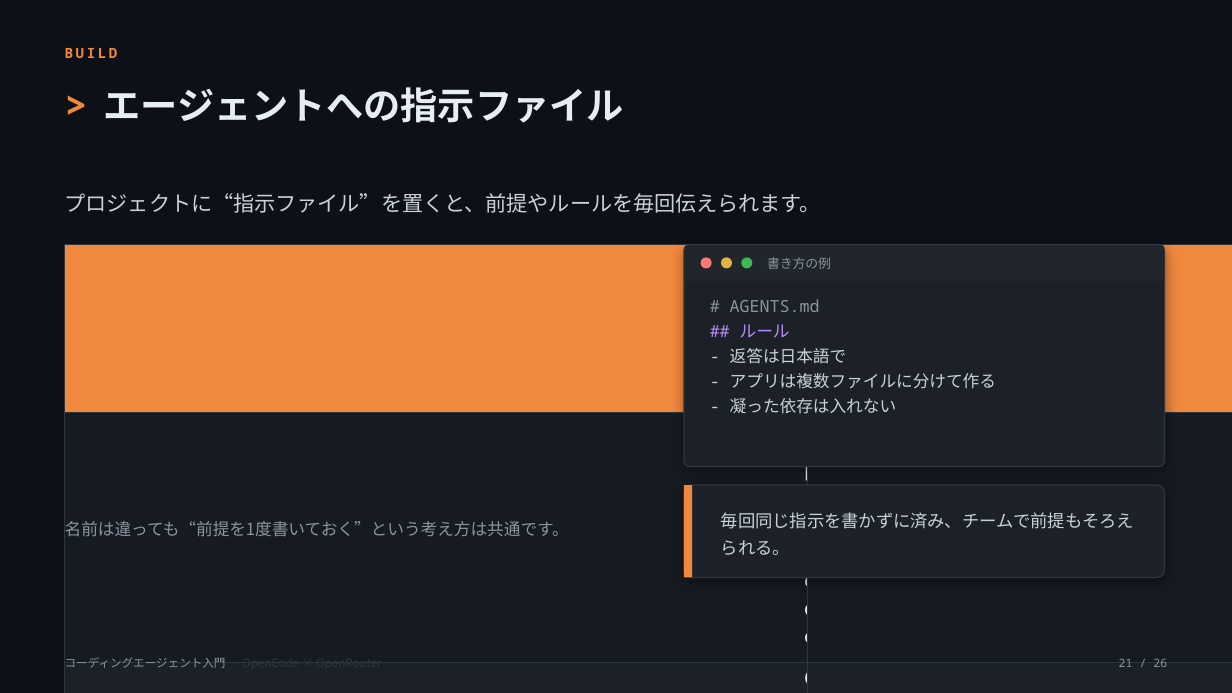
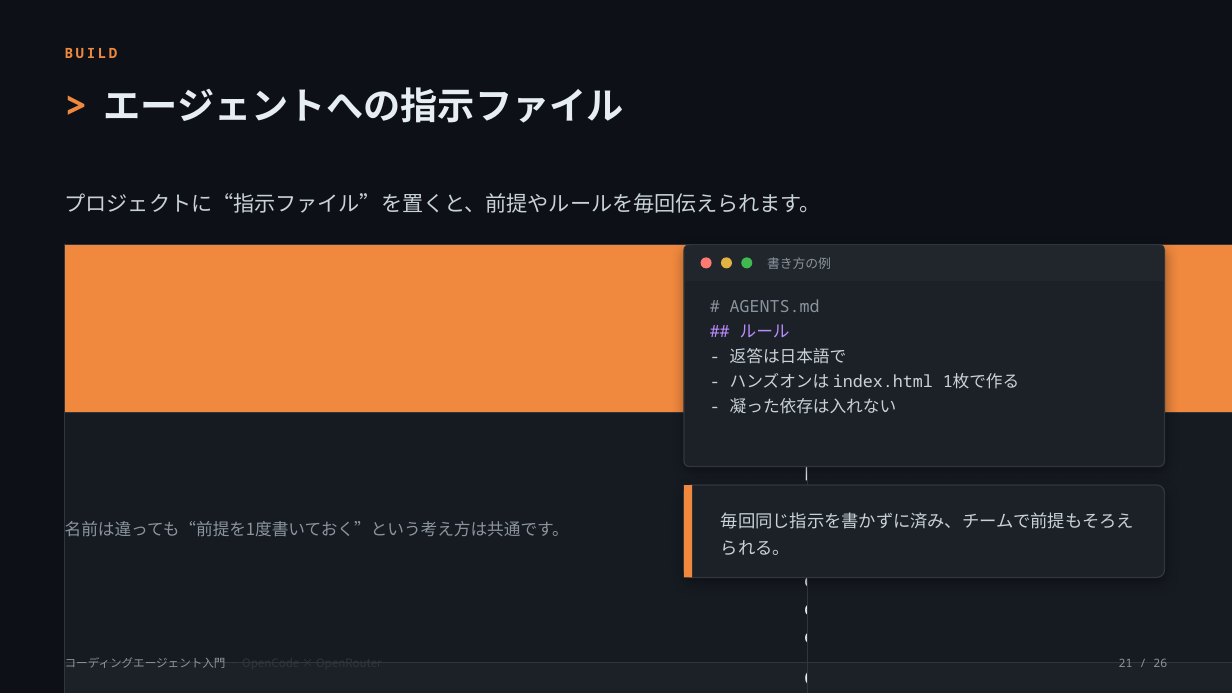
Before and after one commit to OJII3/opencode_openrouter_free_example, a slide deck: slide 21 of slides/seminar.pptx. Drawn at 1232x693 pixels with LibreOffice and Linux fonts; fonts in the diff are those of the drawing. Boxes give left, top, right and bottom in pixels: in the first picture for what was removed or moved away, otherwise in the second. Text is boxed around its words. In the diff, an @@ line names an element or a change of style, - is before the commit and + after.

```diff
--- a/slides/seminar.pptx
+++ b/slides/seminar.pptx
@@ text at (x1=730, y1=373, x2=1020, y2=389): text changed @@
-- アプリは複数ファイルに分けて作る
+- ハンズオンは index.html 1枚で作る
```
Also in this commit, not shown: 5 other slides changed, 3 other files.
